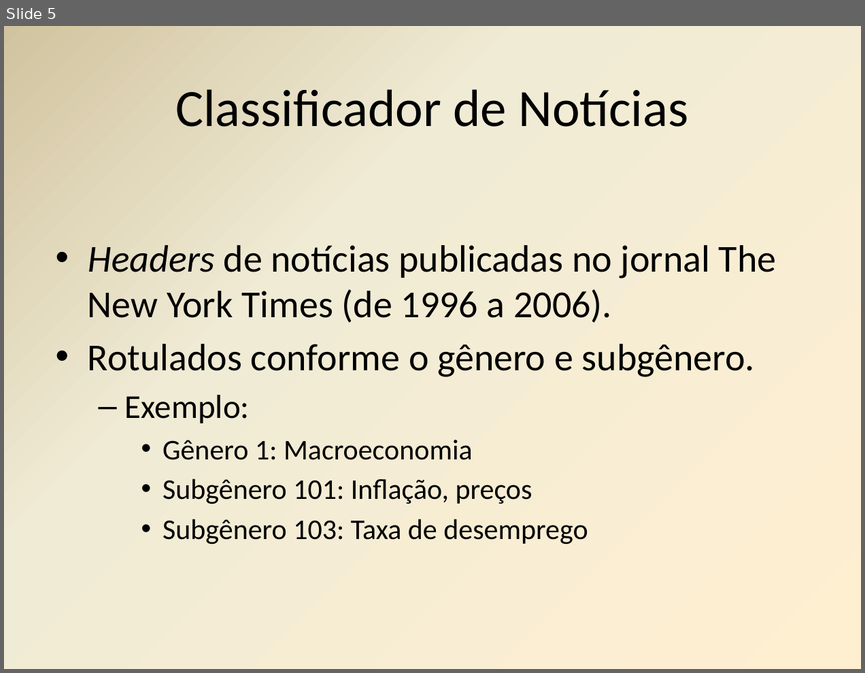
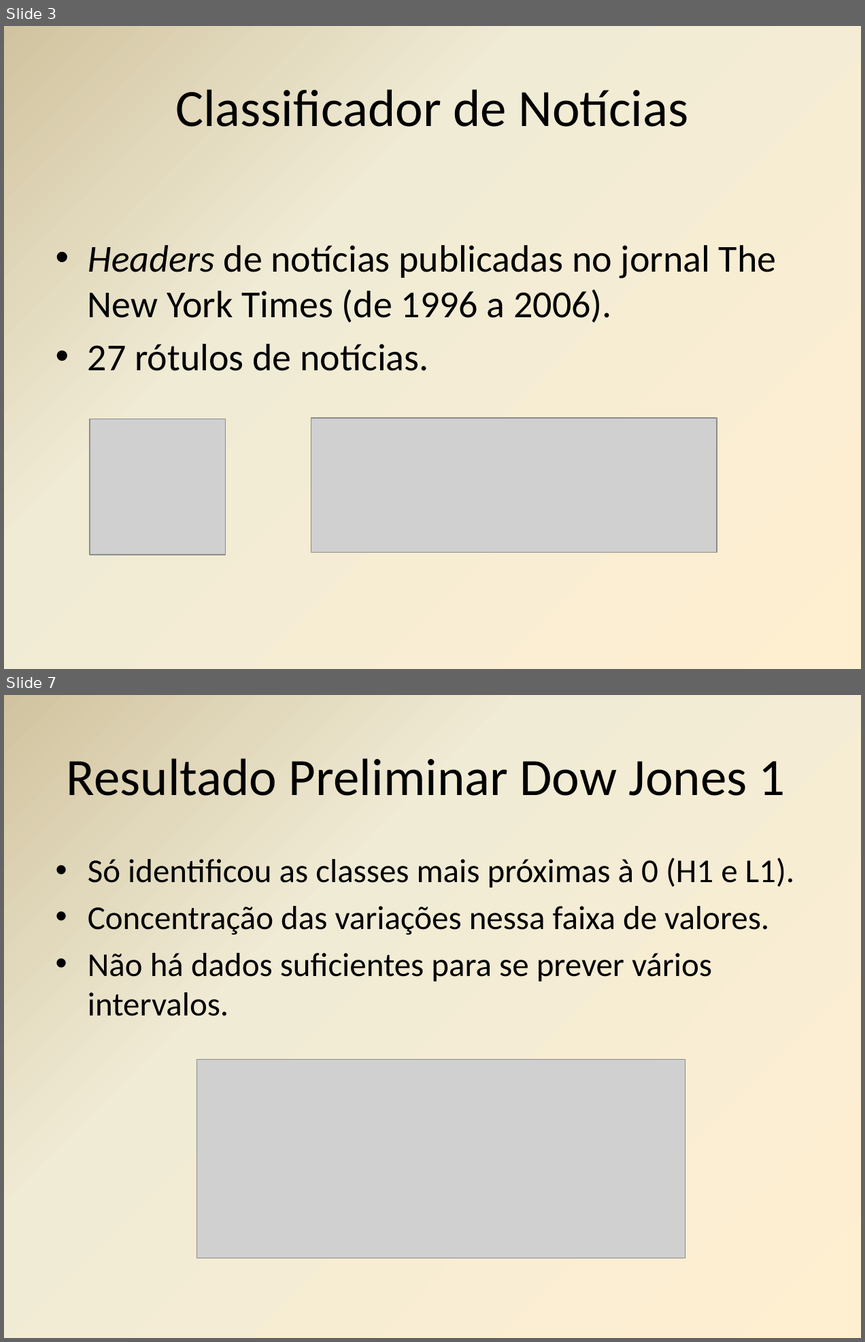
Before and after one commit to mmcastanho/python_kdd, a slide deck: Etapa1_Andre_Matheus.pptx. Shown one above the other, each under a label of ours: slide 5 before the commit, slides 3 and 7 after it; the slides between them are not shown. The pictures are 865x673 and 865x1342 pixels, drawn with LibreOffice and Linux fonts; fonts in the diff are those of the drawing; grey boxes stand for pictures. Boxes give left, top, right and bottom in pixels: in the first picture for what was removed or moved away, otherwise in the second. Text is boxed around its words. In the diff, an @@ line names an element or a change of style, - is before the commit and + after.

```diff
--- a/Etapa1_Andre_Matheus.pptx
+++ b/Etapa1_Andre_Matheus.pptx
@@ slide 7 added at [4,695,861,1338], background gradient #FFEFD1 to #F0EBD5 to #D1C39F @@
@@ title added at [67,758,785,796], 44 pt, text #000000 @@
+Resultado Preliminar Dow Jones 1
@@ text added at [88,858,795,1016], 28 pt, text #000000 @@
+• Só identificou as classes mais próximas à 0 (H1 e L1).
+• Concentração das variações nessa faixa de valores.
+• Não há dados suficientes para se prever vários intervalos.
@@ picture added at [197,1059,685,1258] @@
@@ what was slide 5 is now slide 3 @@
@@ slide 3 changed as well @@
@@ text at [88,344,428,371]: text changed; size 24 to 32 pt @@
-• Rotulados conforme o gênero e subgênero.
-  – Exemplo:
-    • Gênero 1: Macroeconomia
-    • Subgênero 101: Inflação, preços
-    • Subgênero 103: Taxa de desemprego
+• 27 rótulos de notícias.
@@ picture added at [90,418,225,554] @@
@@ picture added at [311,418,716,552] @@
```
Also in this commit, not shown: 3 other slides changed, 5 other slides added, 5 slides removed, 3 other files.
